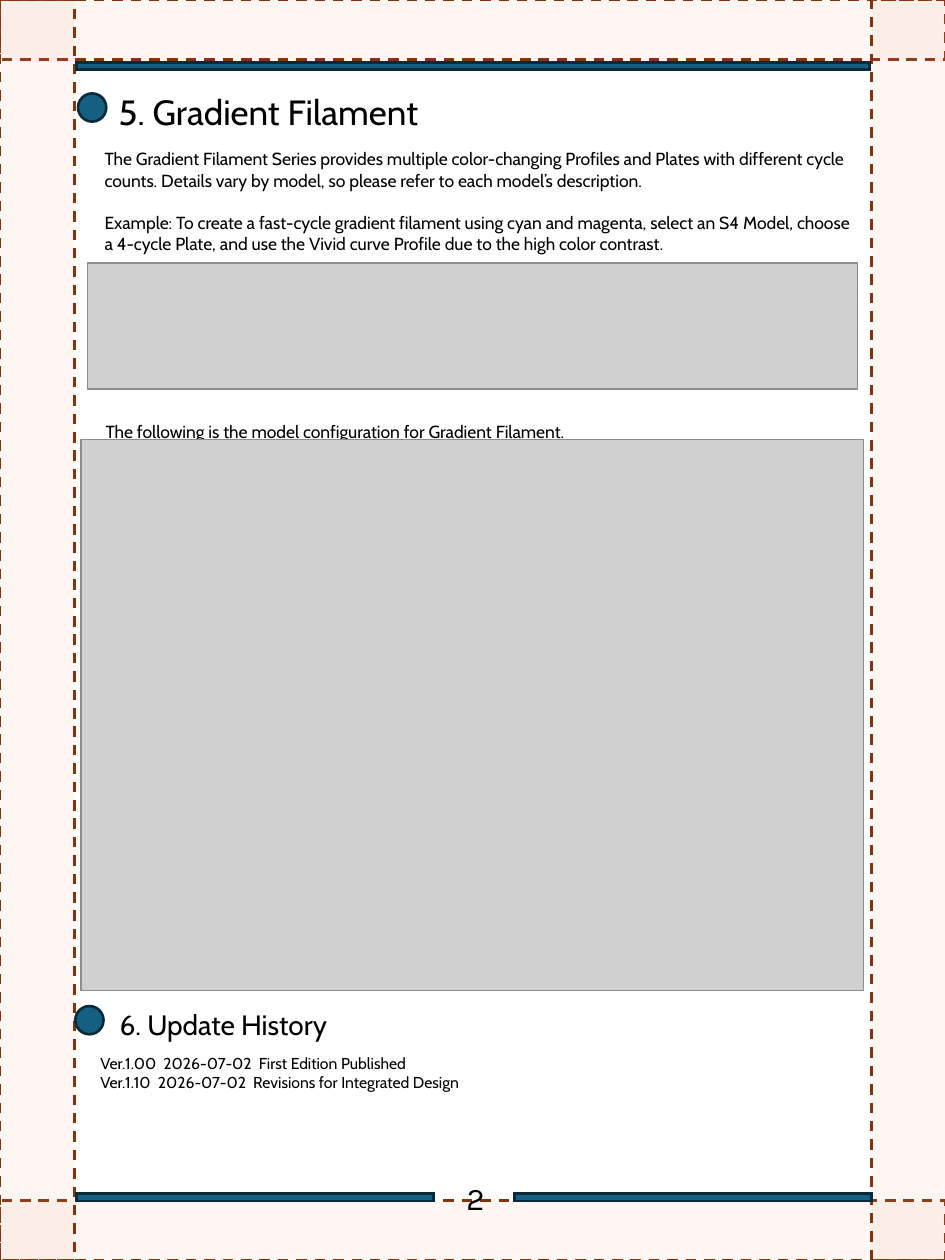
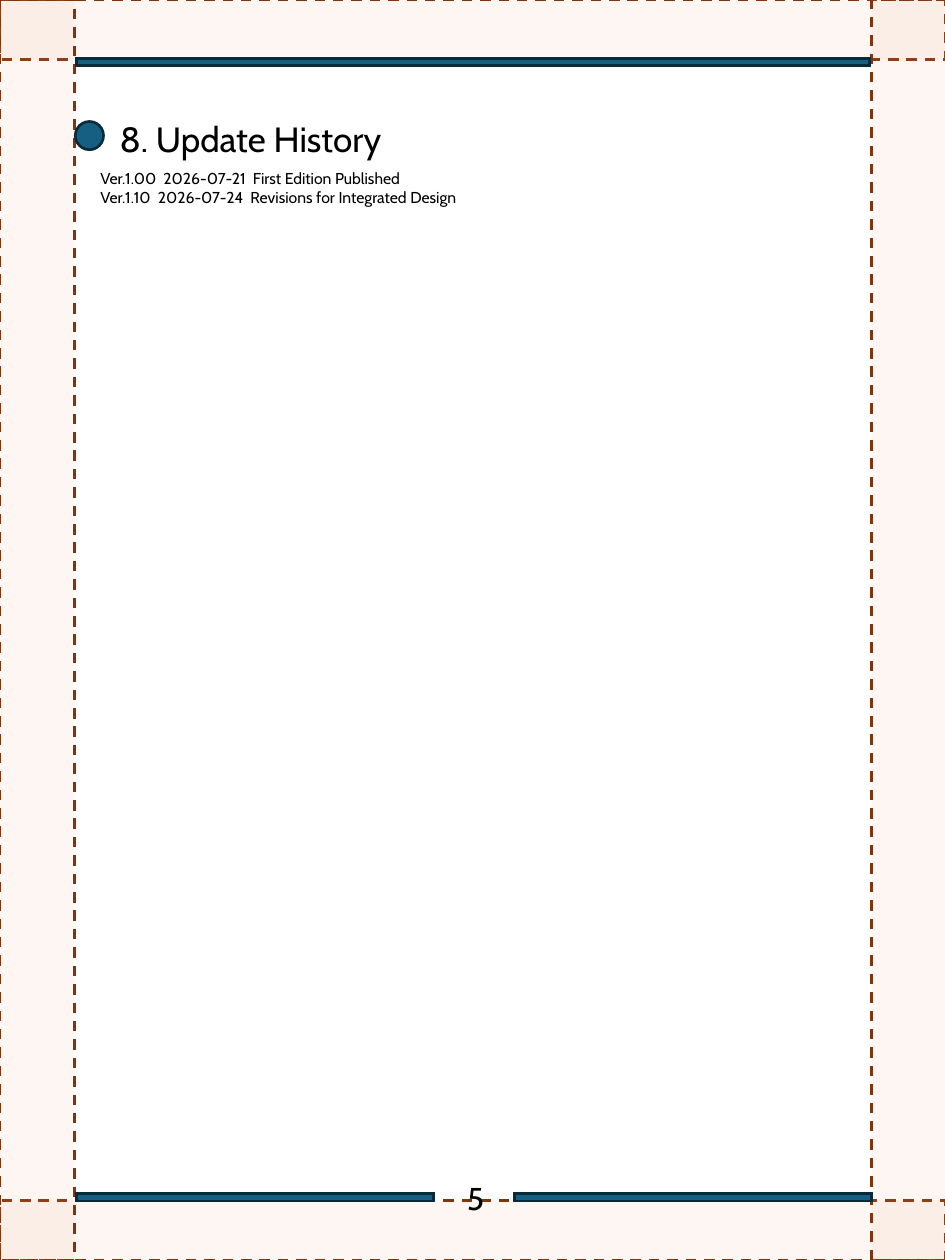
Before and after one commit to FlexChromaHQ/FlexChroma, a slide deck: slide 6 of Documents/Original/FlexChroam_Brim_Information_Guide-EN.pptx (slide 4 before the commit). Drawn at 945x1260 pixels with LibreOffice and Linux fonts; fonts in the diff are those of the drawing; grey boxes stand for pictures. Boxes give left, top, right and bottom in pixels: in the first picture for what was removed or moved away, otherwise in the second. Text is boxed around its words. In the diff, an @@ line names an element or a change of style, - is before the commit and + after.

```diff
--- a/Documents/Original/FlexChroam_Brim_Information_Guide-EN.pptx
+++ b/Documents/Original/FlexChroam_Brim_Information_Guide-EN.pptx
@@ rectangle: place and size @@
-rectangle at [77,62,871,69]
+rectangle at [77,58,871,66]
@@ ellipse removed at [78,93,106,121] @@
@@ text removed at [119,98,418,126] @@
-5. Gradient Filament
@@ ellipse: place and size @@
-ellipse at [76,1005,103,1033]
+ellipse at [76,121,103,149]
@@ text at [120,125,382,161]: text changed; size 16 to 20 pt @@
-6. Update History
+8. Update History
@@ text at [100,172,456,207]: text changed @@
-Ver.1.00 2026-07-02 First Edition Published
-Ver.1.10 2026-07-02 Revisions for Integrated Design
+Ver.1.00 2026-07-21 First Edition Published
+Ver.1.10 2026-07-24 Revisions for Integrated Design
@@ text removed at [105,152,850,254] @@
-The Gradient Filament Series provides multiple color-changing Profiles and Plates with different cycle counts. Details vary by model, so please refer to each model’s description.
-Example: To create a fast-cycle gradient filament using cyan and magenta, select an S4 Model, choose a 4-cycle Plate, and use the Vivid curve Profile due to the high color contrast.
@@ picture removed at [87,263,857,389] @@
@@ picture removed at [81,440,863,992] @@
@@ text removed at [106,424,564,440] @@
-The following is the model configuration for Gradient Filament.
@@ text at [467,1188,484,1211]: text changed; font Karla to Cabin @@
-2
+5
```
Also in this commit, not shown: 4 other slides changed, 6 slides added, 2 slides removed, 2 other files.
